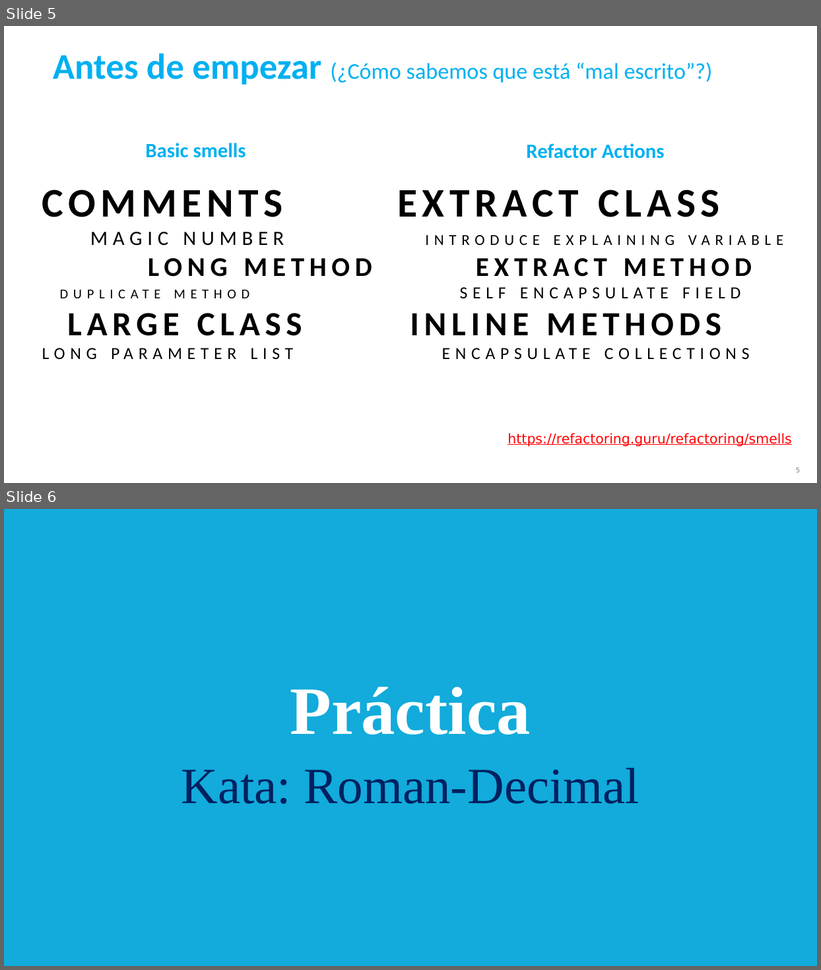
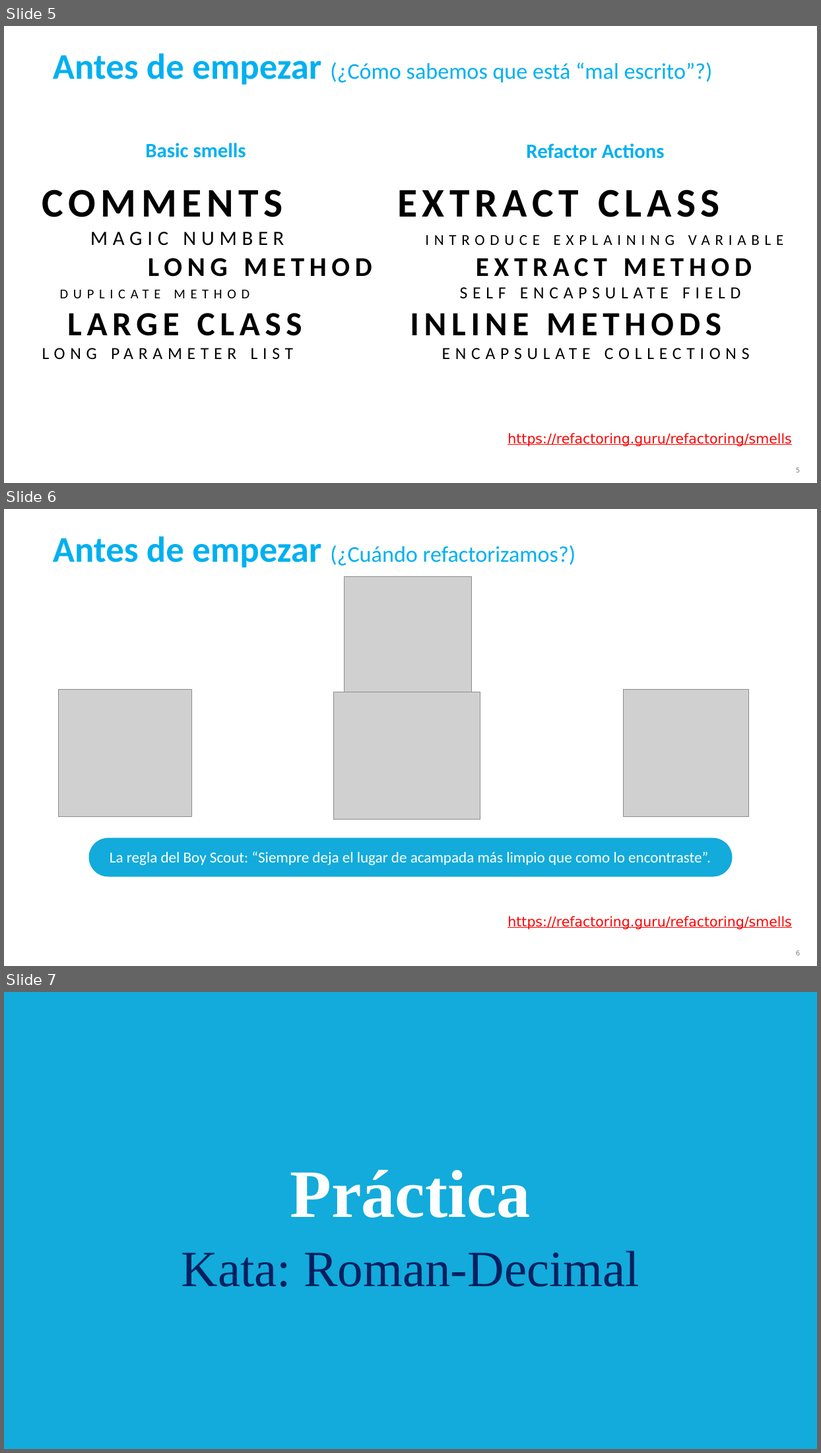
Before and after one commit to ccsw-csd/kata-roman-decimal, a slide deck: Kata Roman-Decimal.pptx. Shown one above the other, each under a label of ours: slides 5 and 6 before the commit, slides 5, 6 and 7 after it. The pictures are 821x970 and 821x1453 pixels, drawn with LibreOffice and Linux fonts; fonts in the diff are those of the drawing; grey boxes stand for pictures. Boxes give left, top, right and bottom in pixels: in the first picture for what was removed or moved away, otherwise in the second. Text is boxed around its words. In the diff, an @@ line names an element or a change of style, - is before the commit and + after.

```diff
--- a/Kata Roman-Decimal.pptx
+++ b/Kata Roman-Decimal.pptx
@@ slide 6 added at (4, 509, 817, 966), background #FFFFFF; not listed: 1 template element that a slide beside it also shows @@
@@ text added at (53, 536, 576, 568), 26.7 pt, text #00B0F0 @@
+Antes de empezar (¿Cuándo refactorizamos?)
@@ picture added at (345, 577, 472, 704) @@
@@ picture added at (58, 690, 192, 817) @@
@@ picture added at (334, 692, 481, 820) @@
@@ picture added at (624, 690, 748, 817) @@
@@ rounded rectangle added at (88, 838, 733, 877), fill #12ABDB, 18 pt, text #FFFFFF @@
+La regla del Boy Scout: “Siempre deja el lugar de acampada más limpio que como lo encontraste”.
@@ text added at (508, 916, 791, 930), 16 pt, text #FF0000, underline @@
+https://refactoring.guru/refactoring/smells
@@ what was slide 6 is now slide 7 @@
```
Also in this commit, not shown: 1 slide changed, 9 other files.
